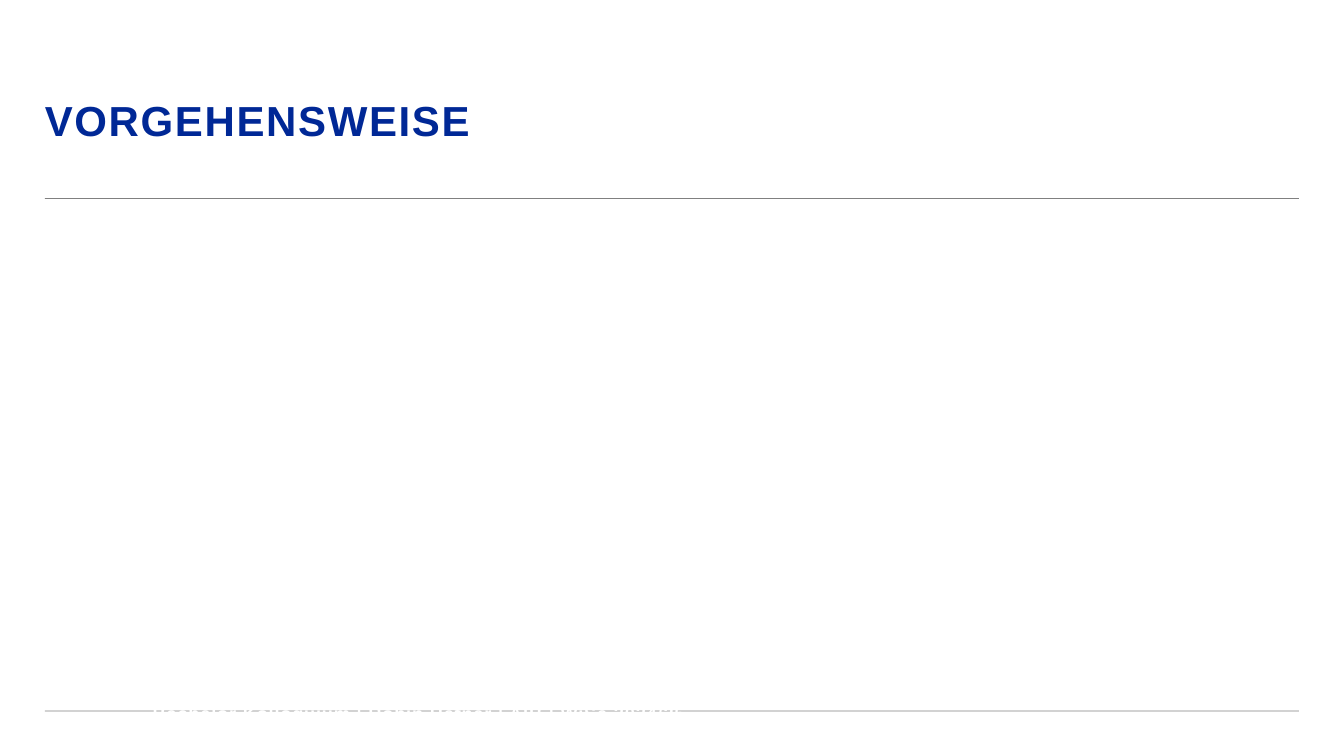
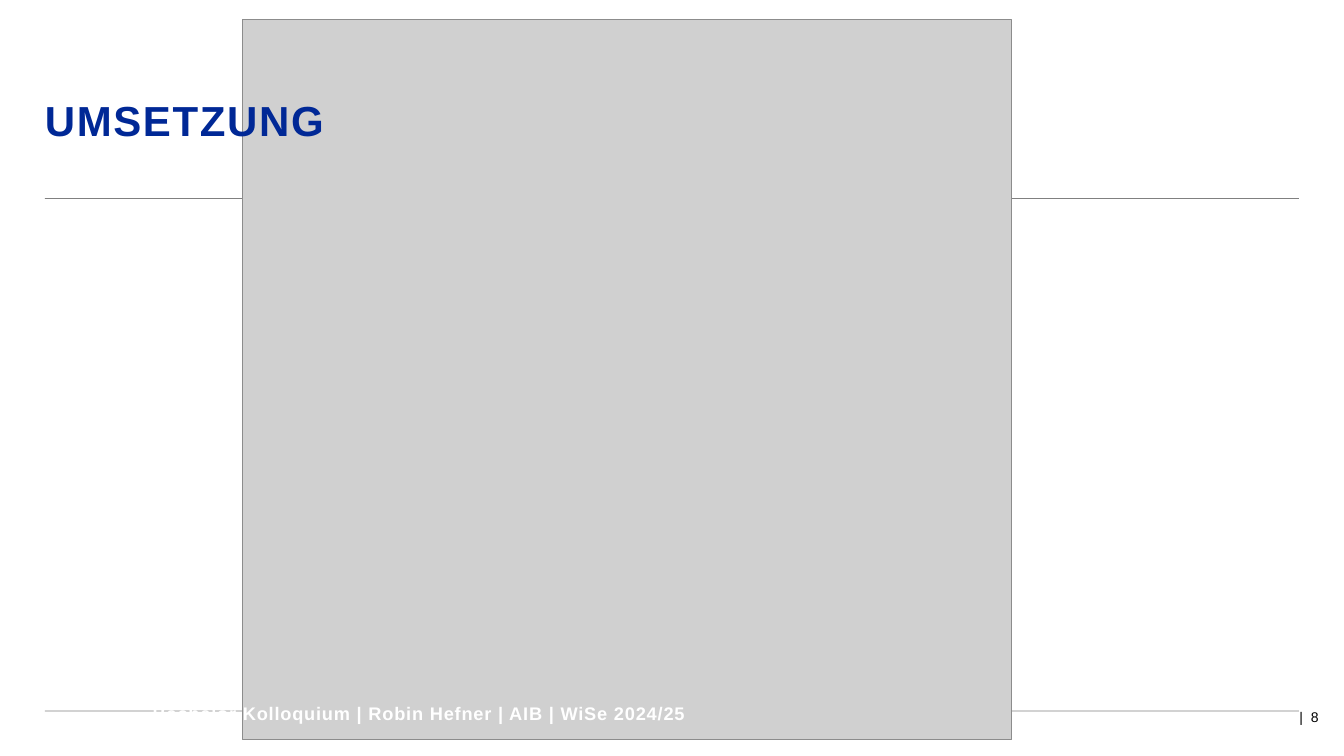
Before and after one commit to D4rkm4n215/Bachelorthesis, a slide deck: slide 8 of Thesis/Kolloquium/Präsentation_Hefner_Robin_206488.odp (slide 5 before the commit). Drawn at 1344x756 pixels with LibreOffice and Linux fonts; fonts in the diff are those of the drawing; grey boxes stand for pictures; background and template pictures are left out. Boxes give left, top, right and bottom in pixels: in the first picture for what was removed or moved away, otherwise in the second. Text is boxed around its words. In the diff, an @@ line names an element or a change of style, - is before the commit and + after.

```diff
--- a/Thesis/Kolloquium/Präsentation_Hefner_Robin_206488.odp
+++ b/Thesis/Kolloquium/Präsentation_Hefner_Robin_206488.odp
@@ picture added at (242,20,1012,740) @@
@@ title at (45,103,324,145): text changed @@
-VORGEHENSWEISE
+UMSETZUNG
@@ page number added at (1311,712,1319,722), 10 pt, text #000000 @@
+| 8
```
Also in this commit, not shown: 8 other slides changed, 4 slides added, 6 other files.
